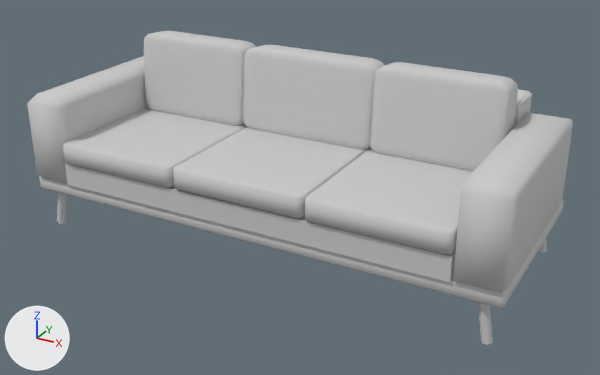
The glTF model public/models/aKoltuk.glb: old version first, new version second.
Camera for both pictures: a 50 mm camera at (1.53, -2.72, 1.43) aimed at (0.06, -0.04, 0.09). Lighting does not change. The marker at lower left points along +X, +Y and +Z. Where no turn or scale is listed for an object, it has been applied to the vertices. Vertices at the same position are counted once.

Script lines for the objects in view, before the commit:
```python
ob_cube_001 = bpy.data.objects.new('Cube.001', me_cube_001)
ob_cube_001.location = (0.0, 0.0, 0.0)
ob_cube_002_cube_009 = bpy.data.objects.new('Cube.002_Cube.009', me_cube_002_cube_009)
ob_cube_002_cube_009.location = (0.0, 0.0, 0.0)
ob_cube_003_cube_005 = bpy.data.objects.new('Cube.003_Cube.005', me_cube_003_cube_005)
ob_cube_003_cube_005.location = (0.0, 0.0, 0.0)
ob_cube_005_cube_011 = bpy.data.objects.new('Cube.005_Cube.011', me_cube_005_cube_011)
ob_cube_005_cube_011.location = (0.0, 0.0, 0.0)
ob_cube_006_cube_010 = bpy.data.objects.new('Cube.006_Cube.010', me_cube_006_cube_010)
ob_cube_006_cube_010.location = (0.0, 0.0, 0.0)
ob_cube_007_cube_012 = bpy.data.objects.new('Cube.007_Cube.012', me_cube_007_cube_012)
ob_cube_007_cube_012.location = (0.0, 0.0, 0.0)
ob_cube_008_cube_013 = bpy.data.objects.new('Cube.008_Cube.013', me_cube_008_cube_013)
ob_cube_008_cube_013.location = (0.0, 0.0, 0.0)
ob_cube_009_cube_014 = bpy.data.objects.new('Cube.009_Cube.014', me_cube_009_cube_014)
ob_cube_009_cube_014.location = (0.0, 0.0, 0.0)
ob_cylinder_001 = bpy.data.objects.new('Cylinder.001', me_cylinder_001)
ob_cylinder_001.location = (0.0, 0.0, 0.0)
# also in view: 'Cube' at (0.0, 0.0, 0.08)
```
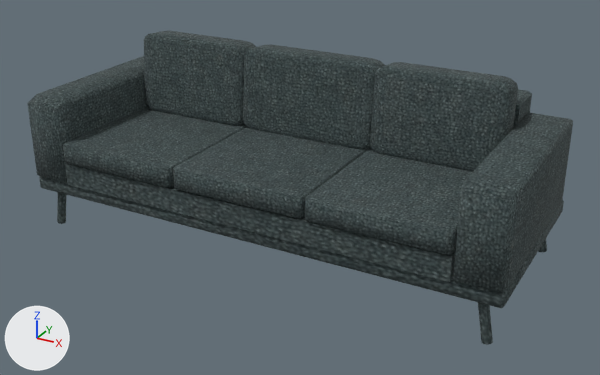
Where the newer file only moved an object's origin or applied its transform, the numbers keep the older frame.

What differs and where, as boxes (x1, y1, x2, y2) in the pictures (600 x 375 px):
'Cube.001', surface changed: (453, 112, 573, 293) in both
'Cube.008_Cube.013', surface changed: (370, 62, 518, 172) in both
'Cube.009_Cube.014', surface changed: (243, 44, 385, 150) in both
'Cube.006_Cube.010', surface changed: (305, 148, 472, 254) in both
'Cube.005_Cube.011', surface changed: (173, 127, 371, 218) in both
'Cube.007_Cube.012', surface changed: (144, 31, 256, 126) in both
'Cube.002_Cube.009', surface changed: (63, 107, 247, 187) in both
'Cube.003_Cube.005', surface changed: (27, 56, 147, 182) in both
'Cylinder.001', surface changed (grey to black): (478, 239, 547, 345) in both
'Cube.004', surface changed: (513, 89, 532, 128) in both
'Cylinder', surface changed (grey to black): (57, 192, 66, 224) in both
part 1 of me_cube, recoloured (grey to black): (39, 163, 564, 308) in both

What changed in the scene script:
```text
Add img_ткань:
    img_ткань = load_image('ткань', '_unpacked/_____', 1024, 1024, 'sRGB')
Change mat_none:
    remove mat_none.base_color = (0.6, 0.6, 0.6)  # light grey #cbcbcb
    add mat_none.texture = img_ткань
Add mat_material_001:
    mat_material_001 = principled_material('Material.001')
    mat_material_001.texture = img_ткань
    mat_material_001.roughness = 1.0
Change me_cube:
    where me_cube.from_pydata(...)  # 32 vertices, 56 faces; spans x -1.0..1.0, y -0.43..0.42, z 0.0..0.15
    used by ob_cube; location = (0.0, 0.0, 0.0)
    me_cube part 1: 56 faces spanning x -1.0..1.0, y -0.43..0.42, z 0.0..0.15 switch from mat_material (light grey #cbcbcb) to mat_material_001 (picture img_ткань)
```
